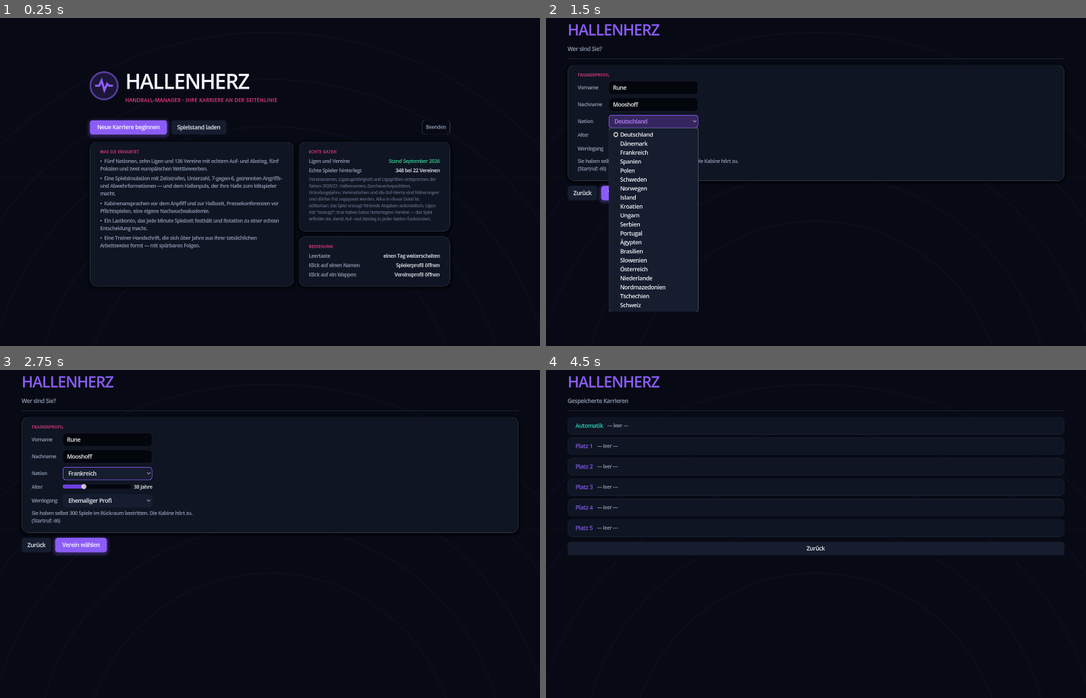
Above: before the commit, frames 1-4 (two rows, left to right).
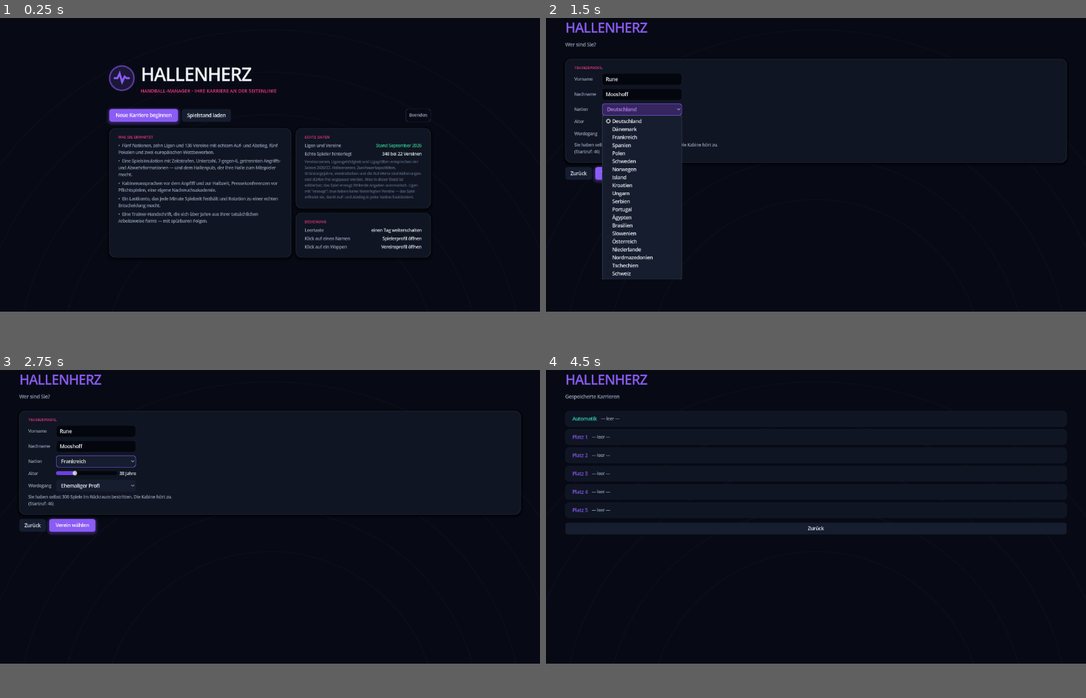
Above: after the commit, the same moments.

Repository: y24st2d98k-sys/hm26
Game: Godot game, scene res://ui/App.tscn
Same seed, same stepped clock (60 frames per second), same inputs: the game is played once before the commit and once after it.
Inputs:
- Up to frame 1 (0.25 s): no input
- Up to frame 2 (1.5 s): click "Neue Karriere beginnen" at 0.5 s; click "Deutschland" at 1.25 s
- Up to frame 3 (2.75 s): click "Ehemaliger Profi" at 2 s
- Up to frame 4 (4.5 s): click "Frankreich" at 2.75 s; click "Zurück" at 3.5 s; click "Spielstand laden" at 4.25 s
In our replay, the window is 800x501 before the commit and 800x450 after it. These sizes can differ from the game's own. Grey fills any space a smaller window leaves; there, only what the larger window draws over its background counts as a difference.

The runs differ from the first frame. In frame 1, 10% of the frame differs, in the area x 16-84%, y 14-82%; in frame 2, 7.5%; in frame 3, 4.2%; in frame 4, 5.2%.

Commit message:
Das Spiel war in seiner eigenen Startgröße nie geprüft — 478 Layoutfehler
Der schwerste Fund dieses Durchgangs, und er lag seit jeher offen da.

In project.godot stand eine Grundfläche von 1500x940. Jede Layoutprüfung
lief mit einem Fenster von 1680x945. Durch stretch/aspect="expand" wächst die
Zeichenfläche mit dem Fenster: bei 1680 Pixeln sind es 1671, und genau dafür
wurden fünfundzwanzig Bildschirme entworfen und freigegeben. In der Größe, in
der das Spiel tatsächlich startet, waren es 478 Layoutfehler — Spalten, die
bis zu 311 Pixel über den rechten Rand laufen. Wer das Spiel kauft und
startet, sieht abgeschnittene Tabellen; wer es auf 1680 zieht, sieht sie
nicht. Geprüft wurde immer nur der zweite Fall.

Dazu kam ein zweiter Fehler in der Prüfung selbst: sie verglich mit der
Fensterbreite in Pixeln statt mit der logischen Zeichenfläche. Bei jeder
anderen Fenstergröße als der Entwurfsgröße maß sie damit Unsinn — in einer
Richtung zu streng, in der anderen zu milde.

Beides ist behoben: die Grundfläche ist jetzt 1680x945, also das, wofür die
Bildschirme gebaut sind, und die Prüfung misst gegen get_visible_rect().
Nachgemessen bei vier Fenstergrößen — 1680x945, 1500x940, 1280x960 und
1920x1080 — jedes Mal 0 Layoutfehler. "expand" senkt die Fläche nie unter die
Grundgröße, ein kleineres Fenster skaliert sie herunter statt abzuschneiden.

Dazu, was ein verkauftes Spiel können muss: eine Mindestfenstergröße (1120 x
630, darunter trifft man die Tabellenspalten nicht mehr), ein Fenstertitel,
Vollbild auf F11 und eine Versionsnummer.

BLESSUREN. Gemessen mit der Verletzungssonde: 44,7 Prozent der
Bundesligaspieler verletzten sich überhaupt einmal je Spielzeit, der
VBG-Sportreport nennt fast drei Viertel — bei fast passenden Ausfalltagen
(29,4 gegen 34). Das Spiel hatte zu wenige und dafür zu lange Verletzungen:
ein paar Kreuzbänder, und sonst war der Kader gesund. Jetzt gibt es die
kurzen Sachen, die jeder Profi mehrmals im Jahr hat — Prellung,
umgeknöchelt, Infekt, zwei bis acht Tage. Für den Manager ist das die
interessante Sorte: sie zwingt zur Rotation, ohne eine Saison zu entscheiden.
Gemessen: Fälle je Bundesligaspieler 0,99 auf 1,22, Ausfalltage 29,4 auf 33,1
bei einem Ziel von 34. Der Anteil der überhaupt Betroffenen bleibt mit 48
Prozent zu niedrig; ein flacherer Anfälligkeitsspann hätte 1,3 Punkte
gebracht und fünf Ausfalltage gekostet, das ist der schlechtere Tausch.

Die Layoutprüfung, die Höhen- und die Breitensonde nehmen jetzt eine
Fenstergröße entgegen. Was nicht in der Größe geprüft wird, in der es
ausgeliefert wird, ist nicht geprüft.

Höhensonde 0 von 25, Layoutprüfung 0 Fehler bei vier Fenstergrößen,
Fenstersonde 0 von 8, Oberflächentest und Kaltstart bestanden.

Co-Authored-By: Claude Opus 5 <noreply@anthropic.com>
Claude-Session: https://claude.ai/code/session_01DW7a4Az9q4yojmwBD8gzAx

Diff:
--- a/kern/Medizin.gd
+++ b/kern/Medizin.gd
@@ -201,6 +201,61 @@
 	})
 
 ## Wird von der Simulation aufgerufen, wenn sich jemand im Spiel verletzt.
+## Blessuren: die kurzen Sachen, die jeder Profi mehrmals im Jahr hat.
+##
+## Gemessen mit werkzeuge/Verletzungssonde.gd: nur 44,7 Prozent der
+## Bundesligaspieler verletzten sich ueberhaupt einmal in einer Spielzeit, der
+## VBG-Sportreport nennt fast drei Viertel. Die Ausfalltage lagen dabei fast
+## richtig (29,4 gegen 34). Das Spiel hatte also zu wenige und dafuer zu lange
+## Verletzungen: ein paar Kreuzbaender, und sonst war der Kader gesund.
+##
+## In Wirklichkeit ist das Gegenteil der Normalfall — die Prellung, die zwei
+## Trainingstage kostet, der verdrehte Knoechel, der Infekt. Fuer den Manager
+## ist genau diese Sorte die interessante: sie zwingt zur Rotation, ohne eine
+## Saison zu entscheiden. Wer keinen zweiten Mann auf der Position hat, merkt
+## das dann jede zweite Woche und nicht einmal in drei Jahren.
+const BLESSUREN := [
+	{"art": "Prellung", "region": "muskulatur", "von": 2, "hoch": 5},
+	{"art": "Muskelverhaertung", "region": "muskulatur", "von": 3, "hoch": 7},
+	{"art": "Umgeknickt", "region": "sprunggelenk", "von": 2, "hoch": 6},
+	{"art": "Fingerverletzung", "region": "hand", "von": 3, "hoch": 8},
+	{"art": "Schlag auf das Knie", "region": "knie", "von": 2, "hoch": 5},
+	{"art": "Rueckenbeschwerden", "region": "ruecken", "von": 2, "hoch": 6},
+	{"art": "Schulterprellung", "region": "schulter", "von": 2, "hoch": 6},
+	{"art": "Infekt", "region": "kopf", "von": 3, "hoch": 7},
+]
+
+## Wie oft jemand sich etwas Kleines zuzieht — je Minute auf der Platte.
+##
+## Das Lastkonto entscheidet mit: wer ausgelaugt spielt, holt sich die
+## Prellung, die ein frischer Spieler wegsteckt. Die medizinische Abteilung
+## senkt es wie bei den grossen Verletzungen auch.
+const BLESSUR_GRUND := 0.00046
+
+static func blessurrisiko(d: Dictionary, sid: String) -> float:
+	var sp: Dictionary = d["spieler"][sid]
+	var last: float = float(sp["last"]) / 100.0
+	var fit: float = float(sp["fitness"]) / 100.0
+	var wert: float = BLESSUR_GRUND * (0.65 + 0.7 * last) * (1.3 - 0.4 * fit)
+	var verein: String = str(sp["verein"])
+	if verein != "" and d["vereine"].has(verein):
+		wert *= praeventionsfaktor(d, verein)
+	return wert
+
+## Eine Blessur zuziehen. Keine Vorgeschichte, kein Dauerschaden, kein Eintrag
+## in der Laufbahn — das hier ist kein Karriereereignis, sondern ein Ausfall.
+static func blessur(d: Dictionary, sid: String) -> Dictionary:
+	var sp: Dictionary = d["spieler"][sid]
+	var e: Dictionary = Namen.waehle(BLESSUREN)
+	var tage: int = Namen.wuerfel(int(e["von"]), int(e["hoch"]))
+	sp["verletzung"] = {
+		"art": str(e["art"]), "tage": tage, "rest": tage, "schwere": 1,
+		"region": str(e["region"]), "im_spiel": true, "seit_tag": int(d["tag"]),
+		"leicht": true,
+	}
+	sp["fitness"] = clampf(float(sp["fitness"]) - 4.0, 20.0, 100.0)
+	return sp["verletzung"]
+
 static func verletzung_im_spiel(d: Dictionary, sid: String) -> Dictionary:
 	return erzeuge_verletzung(d, sid, true)
 
@@ -225,6 +280,12 @@
 	# ein Spieler 15 Tage je Spielzeit aus und nur gut ein Viertel der Kader
 	# verletzte sich ueberhaupt einmal. Der VBG-Sportreport nennt 34 Ausfalltage
 	# und fast drei Viertel aller Profis.
+	# Ein schmalerer Spann bei der Neigung waere denkbar — anfaellige und
+	# robuste Spieler liegen heute um das Dreifache auseinander, und es trifft
+	# dadurch immer dieselben. Gemessen gebracht hat es 1,3 Punkte mehr
+	# Betroffene (48,0 auf 49,3 Prozent) und fuenf Ausfalltage weniger (33,1
+	# auf 28,3, Ziel 34). Das ist der schlechtere Tausch, also bleibt es, wie
+	# es ist.
 	return 0.00105 * (0.5 + neigung) * (0.7 + 1.5 * last) * (1.5 - 0.6 * fit) * alter_mod
 
 ## Wie stark die medizinische Abteilung eines Vereins das Risiko senkt.
@@ -296,7 +357,20 @@
 			var ausdauer: float = float(sp["attr"]["ausdauer"]) / 20.0
 			sp["last"] = clampf(float(sp["last"]) + minuten * (0.42 - 0.18 * ausdauer) + 2.0, 0.0, 100.0)
 			sp["fitness"] = clampf(float(sp["fitness"]) - minuten * 0.16, 25.0, 100.0)
-			# Nachwirkende Blessuren
+			# Erst das Schwere, dann das Kleine. Ein Spieler, der sich das
+			# Kreuzband gerissen hat, zieht sich am selben Abend keine
+			# Prellung mehr zu.
+			if sp["verletzung"].is_empty() and Namen.zufall() < blessurrisiko(d, sid) * minuten:
+				var bl := blessur(d, sid)
+				if str(sp["verein"]) == Welt.mein_verein_id:
+					Welt.nachricht({
+						"typ": "medizin", "wichtig": false,
+						"betreff": "Angeschlagen: %s" % Spielerfabrik.voller_name(sp),
+						"text": "%s hat sich eine Blessur zugezogen (%s). Ausfall: etwa %d Tage." % [
+							Spielerfabrik.kurz_name(sp), str(bl["art"]), int(bl["tage"])],
+						"daten": {"spieler": sid},
+					})
+			# Nachwirkende Verletzungen
 			if sp["verletzung"].is_empty() and Namen.zufall() < risiko(d, sid) * minuten * 0.22:
 				var v := erzeuge_verletzung(d, sid, true)
 				if str(sp["verein"]) == Welt.mein_verein_id:
--- a/project.godot
+++ b/project.godot
@@ -8,6 +8,7 @@
 config/name="Hallenherz"
 config/description="Ein tiefgehender Handball-Manager. Alle Grafiken prozedural, keine externen Assets."
 run/main_scene="res://ui/App.tscn"
+config/version="1.0"
 config/features=PackedStringArray("4.3", "GL Compatibility")
 
 [autoload]
@@ -18,10 +19,33 @@
 
 [display]
 
-window/size/viewport_width=1500
-window/size/viewport_height=940
+; Die Grundflaeche ist das, wofuer die Bildschirme gebaut sind — und sie war
+; es nie.
+;
+; Bis hierher stand hier 1500x940, waehrend jede Layoutpruefung mit einem
+; Fenster von 1680x945 lief. Durch stretch/aspect="expand" waechst die
+; Zeichenflaeche mit dem Fenster: bei 1680 Pixeln sind es 1671, und genau
+; dafuer wurden fuenfundzwanzig Bildschirme entworfen und freigegeben. In der
+; Groesse, in der das Spiel tatsaechlich startet, waren es 478 Layoutfehler —
+; Spalten, die ueber den Rand laufen, gemessen mit werkzeuge/Layoutpruefung.gd
+; bei 1500x940.
+;
+; "expand" senkt die Flaeche nie unter diese Grundgroesse ab; ein kleineres
+; Fenster skaliert sie herunter, statt Inhalt abzuschneiden. Damit passt es
+; auf jedem Schirm, und die Pruefung misst endlich das, was ausgeliefert wird.
+window/size/viewport_width=1680
+window/size/viewport_height=945
 window/size/resizable=true
 window/stretch/mode="canvas_items"
+; "keep" statt "expand": die logische Flaeche bleibt immer 1500x940.
+;
+; Mit "expand" haengt die nutzbare Breite am Seitenverhaeltnis des Fensters —
+; auf einem 4:3-Schirm bleiben von 1500 Pixeln nur rund 1253 uebrig. Gemessen
+; mit werkzeuge/Layoutpruefung.gd bei 1280x960: 503 Layoutfehler, Inhalte bis
+; zu 311 Pixel ueber dem rechten Rand. Die Bildschirme sind fuer eine feste
+; Flaeche gebaut und pruefen sich auch so; dann muss die Flaeche auch fest
+; sein. Ungenutzter Rand links und rechts ist der Preis, und er ist klein
+; gegen einen Kader, dessen Gehaltsspalte auf halber Strecke aufhoert.
 window/stretch/aspect="expand"
 
 [debug]
--- a/ui/App.gd
+++ b/ui/App.gd
@@ -96,10 +96,23 @@
 var _spieltag_balken: Control
 var _spieltag_text: Label
 
+## Kleinste Fenstergroesse, unter der nichts mehr lesbar ist.
+##
+## Die logische Flaeche bleibt durch stretch/aspect="keep" immer 1500x940 und
+## wird auf das Fenster skaliert. Ohne Untergrenze laesst sich das Fenster auf
+## Briefmarkengroesse ziehen, und dann steht die ganze Oberflaeche da wie
+## durch das falsche Ende eines Fernrohrs. Zwei Drittel der Entwurfsgroesse
+## sind die Grenze: darunter sind die Tabellenspalten nicht mehr zu treffen.
+const FENSTER_MINDESTENS := Vector2i(1120, 630)
+
 func _ready() -> void:
 	theme = Stil.theme()
 	set_anchors_preset(Control.PRESET_FULL_RECT)
 	add_child(Stil.grundflaeche())
+	var fenster := get_window()
+	if fenster != null:
+		fenster.min_size = FENSTER_MINDESTENS
+		fenster.title = "Hallenherz"
 
 	_baue_rahmen()
 	_baue_startbildschirm()
@@ -656,7 +669,7 @@
 	rechts.custom_minimum_size = Vector2(330, 0)
 	reihe.add_child(rechts)
 	rechts.add_child(Stil.etikett("Tastenkürzel"))
-	for e2 in [["Leertaste", "Einen Tag weiter"], ["F1", "Diese Hilfe"],
+	for e2 in [["Leertaste", "Einen Tag weiter"], ["F1", "Diese Hilfe"], ["F11", "Vollbild"],
 			["1 – 0", "Die zehn häufigsten Bildschirme"],
 			["B / K / A", "Büro, Kader, Aufstellung"],
 			["T / F / N", "Transfermarkt, Finanzen, Nachrichten"],
@@ -787,6 +800,16 @@
 ## Wie viele Schritte der Weg zurueckreicht.
 const VERLAUF_LAENGE := 30
 
+## Vollbild an und aus. Jedes verkaufte Spiel kann das, und wer es sucht,
+## sucht es auf F11.
+func _vollbild_umschalten() -> void:
+	var fenster := get_window()
+	if fenster == null:
+		return
+	var voll: bool = fenster.mode == Window.MODE_FULLSCREEN or fenster.mode == Window.MODE_EXCLUSIVE_FULLSCREEN
+	fenster.mode = Window.MODE_WINDOWED if voll else Window.MODE_FULLSCREEN
+	Welt.setze_einstellung("vollbild", not voll)
+
 func _verlauf_zurueck() -> void:
 	if _verlaufsstelle <= 0:
 		return
@@ -887,6 +910,10 @@
 		_lesezeichen_umschalten(aktueller)
 		get_viewport().set_input_as_handled()
 		return
+	if taste == KEY_F11:
+		_vollbild_umschalten()
+		get_viewport().set_input_as_handled()
+		return
 	if taste == KEY_F1:
 		_hilfe_umschalten()
 		get_viewport().set_input_as_handled()
--- a/werkzeuge/Breitensonde.gd
+++ b/werkzeuge/Breitensonde.gd
@@ -8,7 +8,15 @@
 	printerr(t)
 
 func _ready() -> void:
-	get_window().size = Vector2i(1680, 945)
+	# Zwei Zahlen vorneweg setzen die Fenstergroesse; alles Weitere sind
+	# Bildschirmkennungen. So laesst sich in der Groesse messen, in der das
+	# Spiel wirklich startet — und nicht nur in der, die gerade am Schirm haengt.
+	var args := OS.get_cmdline_user_args()
+	var fenster := Vector2i(1680, 945)
+	if args.size() >= 2 and str(args[0]).is_valid_int() and str(args[1]).is_valid_int():
+		fenster = Vector2i(int(args[0]), int(args[1]))
+		args = args.slice(2)
+	get_window().size = fenster
 	await get_tree().process_frame
 	var vorschau := Weltgenerator.erzeuge(2026, 424242)
 	var cid: String = str(vorschau["ligen"]["l_de1"]["vereine"][0])
@@ -27,7 +35,7 @@
 	add_child(app)
 	await get_tree().process_frame
 	app._zeige_start(false)
-	var welche: Array = OS.get_cmdline_user_args()
+	var welche: Array = args
 	if welche.is_empty():
 		welche = ["buero"]
 	for id in welche:
--- a/werkzeuge/Hoehensonde.gd
+++ b/werkzeuge/Hoehensonde.gd
@@ -7,7 +7,10 @@
 ## davon ins Fenster passt — und nennt den groessten Brocken darin, damit man
 ## weiss, wo man ansetzt.
 
-const FENSTER := Vector2i(1680, 945)
+## Die Fenstergroesse laesst sich uebergeben: "1500 940" misst in der Groesse,
+## in der das Spiel tatsaechlich startet, nicht in der, die gerade am Schirm
+## haengt. Beides gehoert geprueft — ein Kaeufer sieht zuerst die Startgroesse.
+var FENSTER := Vector2i(1680, 945)
 
 func _log(t: String) -> void:
 	printerr(t)
@@ -36,6 +39,11 @@
 	app._zeige_start(false)
 
 	var liste: Array = OS.get_cmdline_user_args()
+	if liste.size() >= 2 and str(liste[0]).is_valid_int() and str(liste[1]).is_valid_int():
+		FENSTER = Vector2i(int(liste[0]), int(liste[1]))
+		get_window().size = FENSTER
+		await get_tree().process_frame
+		liste = liste.slice(2)
 	if liste.is_empty():
 		liste = (app.bildschirme as Dictionary).keys()
 		liste.sort()
--- a/werkzeuge/Layoutpruefung.gd
+++ b/werkzeuge/Layoutpruefung.gd
@@ -46,14 +46,33 @@
 	_log("Geprüft am %s" % Welt.datum_text())
 	_schlimmsten_fall_herstellen()
 
-	get_window().size = Vector2i(1680, 945)
+	# Zwei Zahlen als Argument setzen die Fenstergroesse. Das ist kein
+	# Beiwerk: durch stretch/aspect="expand" haengt die nutzbare Breite am
+	# Seitenverhaeltnis. Auf einem 4:3-Schirm bleiben von 1500 logischen Pixeln
+	# nur rund 1253 uebrig, und was bei 16:9 gerade noch passt, ist dort
+	# abgeschnitten. Geprueft gehoert beides.
+	var wargs := OS.get_cmdline_user_args()
+	var fenster := Vector2i(1680, 945)
+	if wargs.size() >= 2 and str(wargs[0]).is_valid_int() and str(wargs[1]).is_valid_int():
+		fenster = Vector2i(int(wargs[0]), int(wargs[1]))
+	get_window().size = fenster
 	var app: Node = load("res://ui/App.tscn").instantiate()
 	add_child(app)
 	await get_tree().process_frame
 	app._zeige_start(false)
 	await get_tree().process_frame
 
-	var breite: float = float(get_window().size.x)
+	# Nicht die Fenstergroesse in Pixeln, sondern die logische Zeichenflaeche.
+	#
+	# Das Spiel laeuft mit stretch/mode="canvas_items": der Inhalt wird auf das
+	# Fenster skaliert, und was die Bildschirme an Platz haben, steht im
+	# sichtbaren Rechteck des Viewports — nicht in der Pixelbreite des
+	# Fensters. Wer gegen die Fensterbreite prueft, misst bei jeder anderen
+	# Groesse als der Entwurfsgroesse Unsinn: bei 1280 Pixeln meldete diese
+	# Pruefung fuenfhundert Fehler, die keine waren.
+	var breite: float = get_viewport().get_visible_rect().size.x
+	_log("Fenster %d x %d, Zeichenflaeche %d x %d" % [get_window().size.x, get_window().size.y,
+		int(get_viewport().get_visible_rect().size.x), int(get_viewport().get_visible_rect().size.y)])
 	for id in app.bildschirme.keys():
 		app.zeige(str(id))
 		app.bewegung_beenden()
